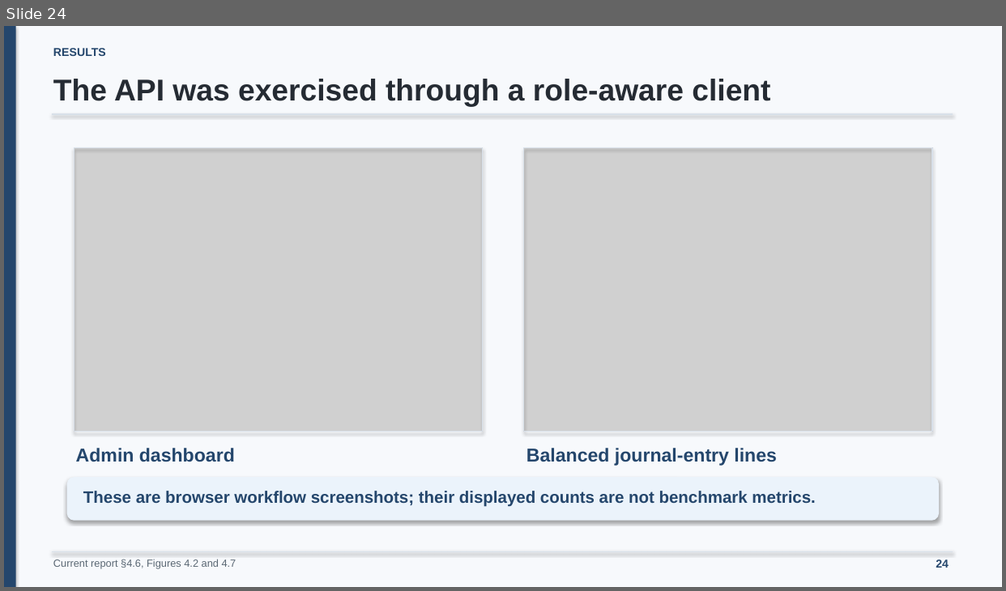
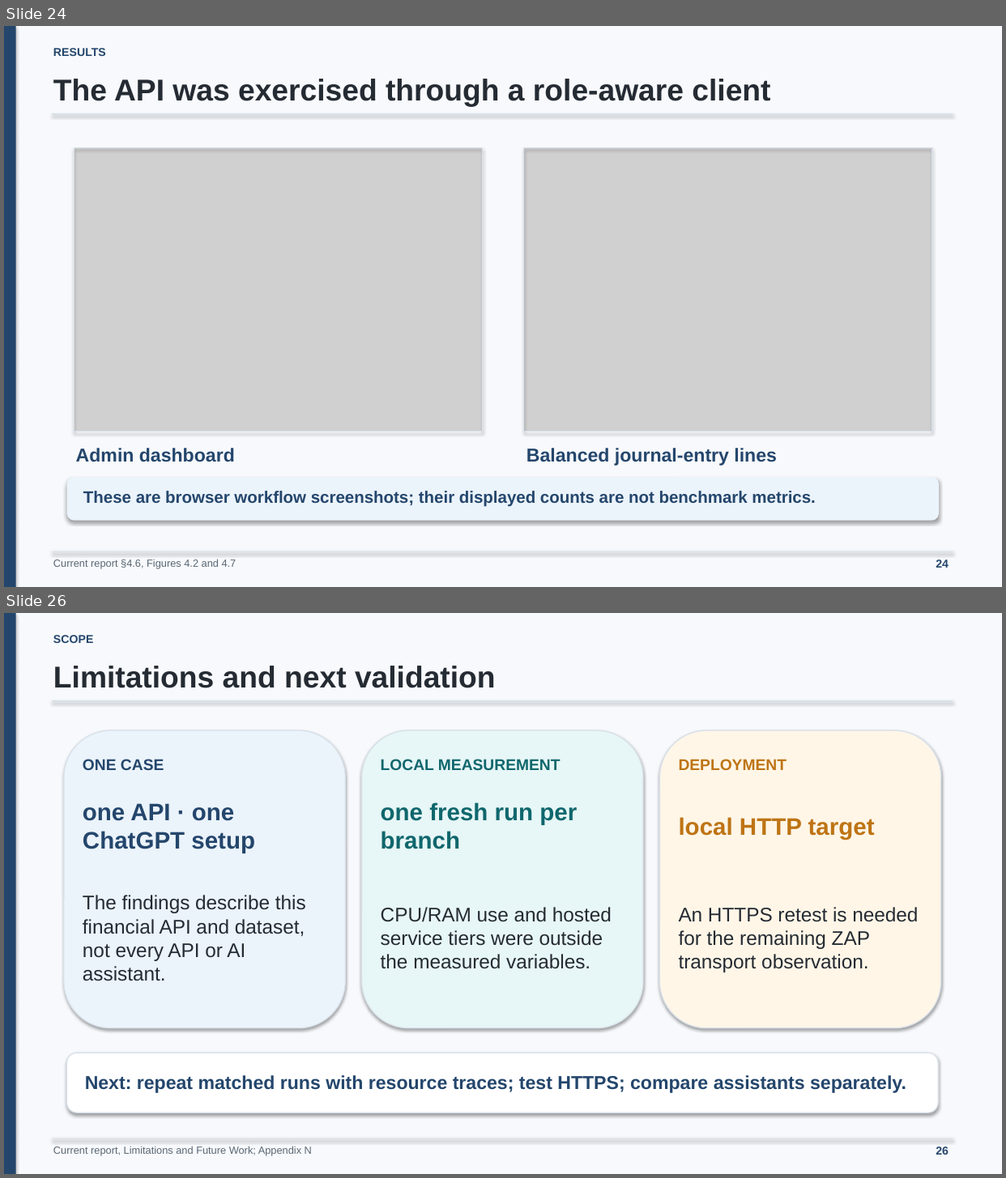
Before and after one commit to minatozaki98/financial-accounting, a slide deck: Document/outputs/final-defense/G6519692_Zaw_Ye_Htut_Ko_Final_Thesis_Defense.pptx. Shown one above the other, each under a label of ours: slide 24 before the commit, slides 24 and 26 after it; the slides between them are not shown. The pictures are 1006x591 and 1006x1178 pixels, drawn with LibreOffice and Linux fonts; fonts in the diff are those of the drawing; grey boxes stand for pictures. Boxes give left, top, right and bottom in pixels: in the first picture for what was removed or moved away, otherwise in the second. Text is boxed around its words. In the diff, an @@ line names an element or a change of style, - is before the commit and + after.

Commit message:
docs: add limitations slide to thesis defense

```diff
--- a/Document/outputs/final-defense/G6519692_Zaw_Ye_Htut_Ko_Final_Thesis_Defense.pptx
+++ b/Document/outputs/final-defense/G6519692_Zaw_Ye_Htut_Ko_Final_Thesis_Defense.pptx
@@ slide 26 added at <box>4,613,1002,1174</box>, background #F7F9FC @@
@@ rectangle added at <box>4,613,16,1174</box>, fill #24466C @@
@@ text added at <box>53,635,93,643</box>, 11 pt, text #24466C, bold @@
+SCOPE
@@ text added at <box>53,666,496,688</box>, 29 pt, text #252B33, bold @@
+Limitations and next validation
@@ line added from (52, 701) to (953, 701), #D8E0E9 1 pt @@
@@ rounded rectangle added at <box>64,730,345,1029</box>, fill #EBF3FB, outline #D8E0E9 1 pt @@
@@ rounded rectangle added at <box>362,730,643,1029</box>, fill #E7F6F6, outline #D8E0E9 1 pt @@
@@ rounded rectangle added at <box>660,730,941,1029</box>, fill #FFF6E7, outline #D8E0E9 1 pt @@
@@ text added at <box>83,759,164,770</box>, 15 pt, text #24466C, bold @@
+ONE CASE
@@ text added at <box>381,759,560,770</box>, 15 pt, text #0F676D, bold @@
+LOCAL MEASUREMENT
@@ text added at <box>679,759,787,770</box>, 15 pt, text #BE7414, bold @@
+DEPLOYMENT
@@ text added at <box>83,803,255,854</box>, 23 pt, text #24466C, bold @@
+one API · one ChatGPT setup
@@ text added at <box>381,803,577,850</box>, 23 pt, text #0F676D, bold @@
+one fresh run per branch
@@ text added at <box>679,817,875,840</box>, 23 pt, text #BE7414, bold @@
+local HTTP target
@@ text added at <box>83,895,306,982</box>, 19 pt, text #252B33 @@
+The findings describe this financial API and dataset, not every API or AI assistant.
@@ text added at <box>381,907,612,969</box>, 19 pt, text #252B33 @@
+CPU/RAM use and hosted service tiers were outside the measured variables.
@@ text added at <box>679,907,918,973</box>, 19 pt, text #252B33 @@
+An HTTPS retest is needed for the remaining ZAP transport observation.
@@ rounded rectangle added at <box>67,1053,938,1113</box>, fill #FFFFFF, outline #D8E0E9 1 pt @@
@@ text added at <box>85,1076,906,1093</box>, 18 pt, text #24466C, bold @@
+Next: repeat matched runs with resource traces; test HTTPS; compare assistants separately.
@@ line added from (52, 1139) to (953, 1139), #D8E0E9 1 pt @@
@@ text added at <box>53,1146,312,1157</box>, 10 pt, text #5B6874 @@
+Current report, Limitations and Future Work; Appendix N
@@ text added at <box>936,1147,948,1155</box>, 11 pt, text #24466C, bold @@
+26
```
Also in this commit, not shown: 20 slides changed, 2 other files.
